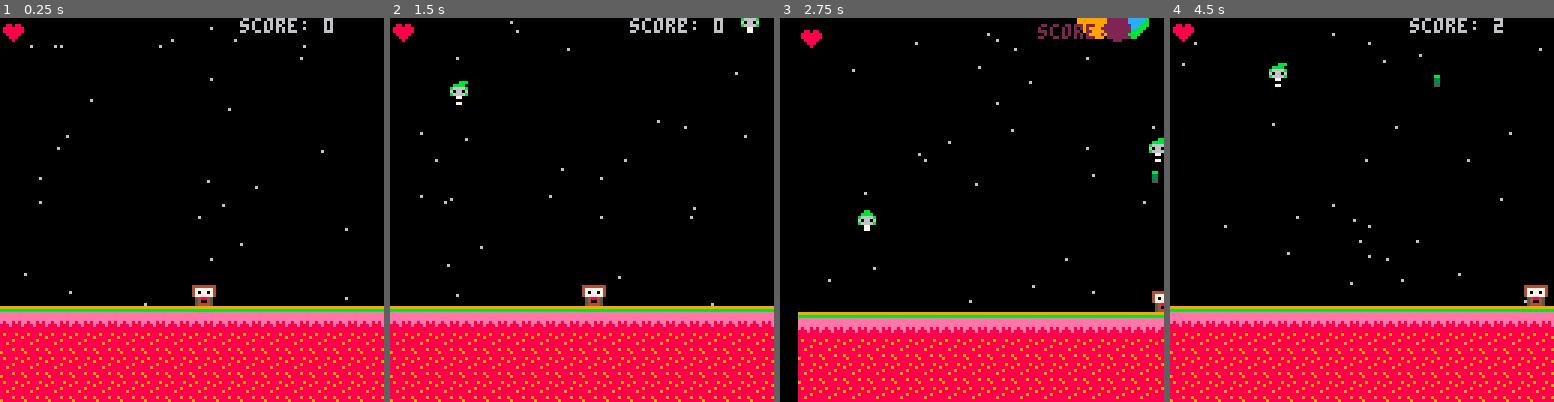
Above: before the commit, frames 1-4 (left to right).
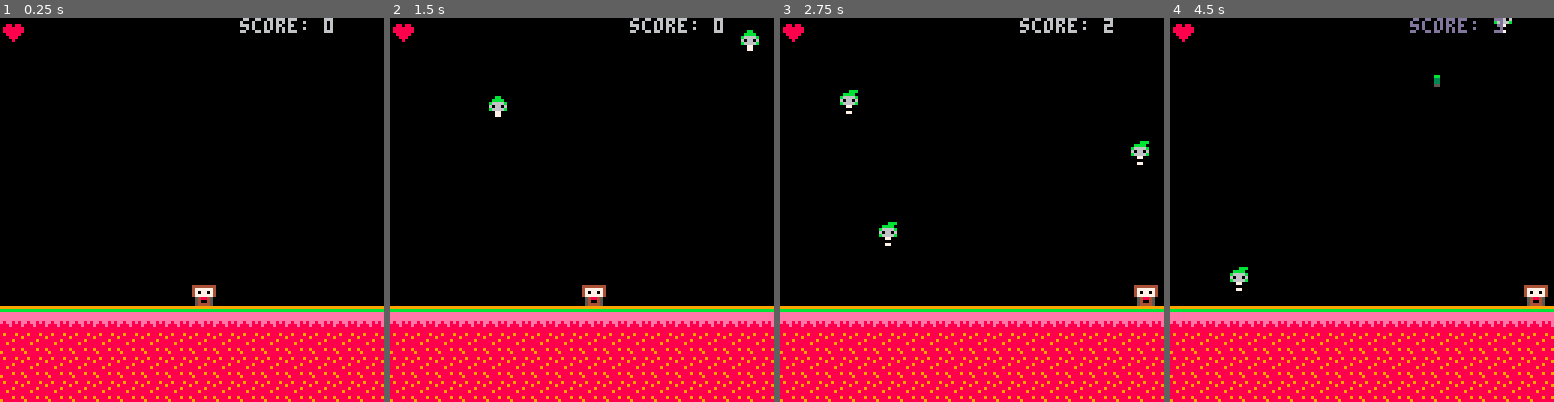
Above: after the commit, the same moments.

Repository: simgish/pico-8
Game: PICO-8 cartridge tacos.p8
Same seed, same stepped clock (60 frames per second), same inputs: the game is played once before the commit and once after it.
Inputs:
- Up to frame 1 (0.25 s): no input
- Up to frame 2 (1.5 s): tap X (X key) at 0.33, 1.07 s; tap O (Z key) at 0.7 s
- Up to frame 3 (2.75 s): hold Right 1.6-2.1 s; tap O (Z key) at 1.7, 2.1, 2.5 s; tap X (X key) at 1.85 s; hold Up 2.15-2.42 s; hold Right from 2.47 s (still down)
- Up to frame 4 (4.5 s): tap O (Z key) every 0.4 s from 2.9 to 4.1 s; tap X (X key) at 2.97, 4.08 s; release Right at 3.03 s; hold Left 3.08-3.58 s; hold Right from 4.02 s (still down)

The runs differ from the first frame. In frame 1, 0.2% of the frame differs, in the area x 6-91%, y 2-75%; in frame 2, 0.8%; in frame 3, 13%, in the area x 0-100%, y 0-100%; in frame 4, 0.9%.

Commit message:
added levels

Diff:
--- a/tacos.p8
+++ b/tacos.p8
@@ -16,15 +16,16 @@
 enemy_bullets = {}
 stars = {}
 explosions = {}
+maxEnemies = 0
 
 function _init()
 	p = player()
 	create_stars()
-end
-
-function reset_game(lvl)
-	lvl = 1
-
+	start_level(level)
+end
+
+function reset_game()
+	level = 1
 	p = player()
 	t = 0
 	lastshot = 0
@@ -32,7 +33,6 @@
 	shaking = false
 	shaketimer = 0
 	score = 0
-	level = lvl
 	gameover = false
 
 	tacos = {}
@@ -41,6 +41,41 @@
 	enemy_bullets = {}
 	stars = {}
 	explosions = {}
+
+	maxEnemies = level+1*(rnd(3)+1)
+	makeEnemies(maxEnemies)
+end
+
+function start_level(lvl)
+	t = 0
+	lastshot = 0
+	lasttaco = 0
+	shaking = false
+	shaketimer = 0
+	score = 0
+	gameover = false
+
+	tacos = {}
+	bullets = {}
+	enemies = {}
+	enemy_bullets = {}
+	stars = {}
+	explosions = {}
+
+	maxEnemies = lvl+1*(rnd(3)+1)
+	makeEnemies(maxEnemies)
+end
+
+function makeEnemies(max)
+	local r
+	for e=1,max do
+		r = rnd(max-1)+1
+		if (r<max/3) then
+			spawn_cryer()
+		else
+			spawn_skull()
+		end
+	end
 end
 
 function _update()
@@ -63,18 +98,16 @@
 
 function game_update()
 	t = t+1
+
+	if (tableLength(enemies) < 1 and tableLength(tacos) < 1) then
+		level+=1
+		start_level(level)
+	end
+
 	move()
 
 	if ((rnd(300) < 15) and (t > lasttaco + 100)) then
 		spawn_taco()
-	end
-
-	if (rnd(300)<5) then
-		spawn_skull()
-	end
-
-	if (rnd(300)<5) then
-		spawn_cryer()
 	end
 
 	update_stars()
@@ -159,7 +192,7 @@
 	update_stars()
 	update_tacos()
 	spawn_taco()
-	if (btn(2)) reset_game(1)
+	if (btn(2)) reset_game()
 end
 
 function gameover_draw()
@@ -339,13 +372,14 @@
 function spawn_skull()
 	local s = {
 		x=rnd(104)+16,
-		y= -rnd(32)-16,
+		--y= -rnd(32)-16,
+		y= -rnd(maxEnemies*16)-16,
 		dy=rnd(1)+0.3,
 		sp=32,
 		index=1,
 		anim={32,33},
 		hitbox={x=1,y=0,w=6,h=8},
-		hp=1
+		hp=2
 	}
 
 	s.update = function() end
@@ -370,14 +404,14 @@
 function spawn_cryer()
 	local s = {
 		x=rnd(104)+16,
-		y= -rnd(32)-16,
+		y= -rnd(maxEnemies*16)-16,
 		dy=rnd(0.3)+0.5,
 		sp=34,
 		index=1,
 		anim={34,35},
 		hitbox={x=0,y=0,w=8,h=8},
 		lastshot=rnd(128),
-		hp=2
+		hp=rnd(3)+1
 	}
 
 	s.update = function()
@@ -417,6 +451,15 @@
 
 	add(enemies,s)
 end
+
+-- utility
+
+function tableLength(t)
+  local count = 0
+  for _ in pairs(t) do count = count + 1 end
+  return count
+end
+
 
 -- collisions
 
